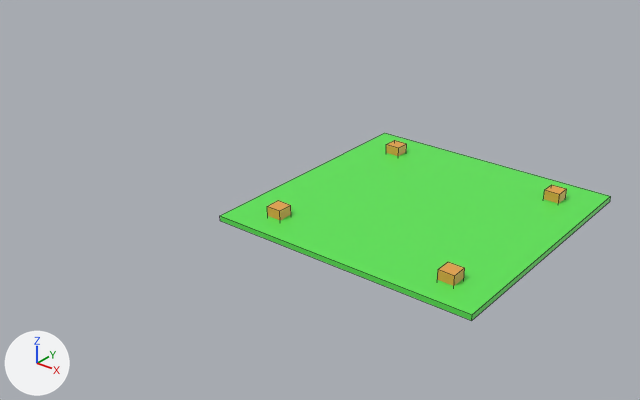
Before and after pictures for a commit that changed the Blender file res/blender_files/ground_cube.blend.
One viewpoint serves both versions: a 50 mm camera at (51.1, -83.3, 48.1) aimed at (-17.4, 2.3, -5.0). The lights are fixed; the arrows at lower left show +X, +Y and +Z. Mesh edges are drawn as thin lines.
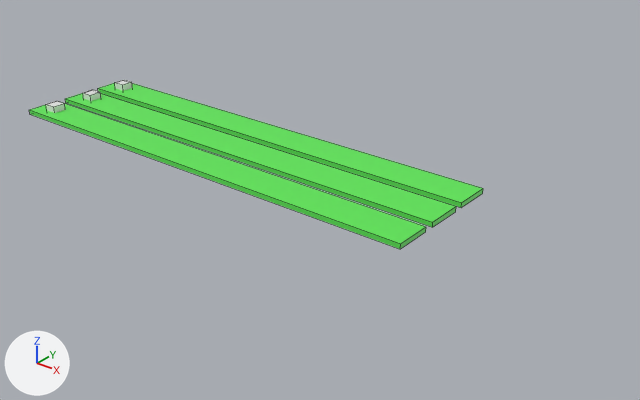
Patch to the scene script:
```diff
--- a/res/blender_files/ground_cube.blend.py
+++ b/res/blender_files/ground_cube.blend.py
@@ me_cube_001 @@
 me_cube_001.from_pydata(...)  # 8 vertices, 6 faces; spans x -1.0..1.0, y -1.0..1.0, z -1.0..1.0
-me_cube_001.materials.append(mat_brown)  # orange #e7a349
+me_cube_001.materials.append(mat_green)  # green #5de755
@@ me_cube_002 @@
 me_cube_002.from_pydata(...)  # 8 vertices, 6 faces; spans x -1.0..1.0, y -1.0..1.0, z -1.0..1.0
-me_cube_002.materials.append(mat_brown)  # orange #e7a349
+me_cube_002.materials.append(mat_green)  # green #5de755
@@ me_cube_003 @@
 me_cube_003.from_pydata(...)  # 8 vertices, 6 faces; spans x -1.0..1.0, y -1.0..1.0, z -1.0..1.0
-me_cube_003.materials.append(mat_brown)  # orange #e7a349
@@ me_cube_004 @@
 me_cube_004.from_pydata(...)  # 8 vertices, 6 faces; spans x -1.0..1.0, y -1.0..1.0, z -1.0..1.0
-me_cube_004.materials.append(mat_brown)  # orange #e7a349
@@ me_poi_spawn_right @@
+me_poi_spawn_right.from_pydata(...)  # a box spanning x -1.0..1.0, y -1.0..1.0, z -1.0..1.0
@@ ob_cube_001 @@
 ob_cube_001 = bpy.data.objects.new('Cube.001', me_cube_001)
-ob_cube_001.location = (-11.7, -12.6, 0.6)
+ob_cube_001.location = (-31.2, 6.6, 0.0)
+ob_cube_001.scale = (34.8, 2.66, 0.349)
@@ ob_cube_002 @@
 ob_cube_002 = bpy.data.objects.new('Cube.002', me_cube_002)
-ob_cube_002.location = (-11.7, 12.1, 0.6)
+ob_cube_002.location = (-31.2, -0.1, 0.0)
+ob_cube_002.scale = (34.8, 2.66, 0.349)
@@ ob_cube_003 @@
 ob_cube_003 = bpy.data.objects.new('Cube.003', me_cube_003)
-ob_cube_003.location = (11.9, -12.6, 0.6)
+ob_cube_003.location = (-62.7, -6.9, 0.4)
@@ ob_cube_004 @@
 ob_cube_004 = bpy.data.objects.new('Cube.004', me_cube_004)
-ob_cube_004.location = (11.9, 12.1, 0.6)
+ob_cube_004.location = (-62.7, 0.1, 0.4)
@@ ob_ground @@
 ob_ground = bpy.data.objects.new('Ground', me_ground)
-ob_ground.location = (0.0, 0.0, 0.0)
-ob_ground.scale = (17.1, 17.1, 0.349)
+ob_ground.location = (-31.2, -6.8, 0.0)
+ob_ground.scale = (34.8, 2.66, 0.349)
@@ ob_poi_spawn_right @@
+ob_poi_spawn_right = bpy.data.objects.new('poi_spawn_right', me_poi_spawn_right)
+ob_poi_spawn_right.location = (-62.7, 6.7, 0.4)
```

Pixel boxes [x1, y1, x2, y2] of what changed, in the pictures (640 x 400 px):
'Ground', moved, rescaled (23% shorter)
    before: [220, 133, 611, 321]
    after: [29, 104, 426, 249]
'Cube.002', recoloured, moved, rescaled
    before: [386, 140, 407, 156]
    after: [65, 93, 456, 227]
'Cube.001', recoloured, moved, rescaled
    before: [267, 201, 291, 220]
    after: [98, 83, 483, 208]
'Cube.003', recoloured, moved
    before: [437, 262, 465, 286]
    after: [46, 101, 65, 113]
'Cube.004', recoloured, moved
    before: [544, 185, 567, 204]
    after: [83, 89, 101, 101]
'poi_spawn_right', added
    after: [115, 80, 133, 91]
